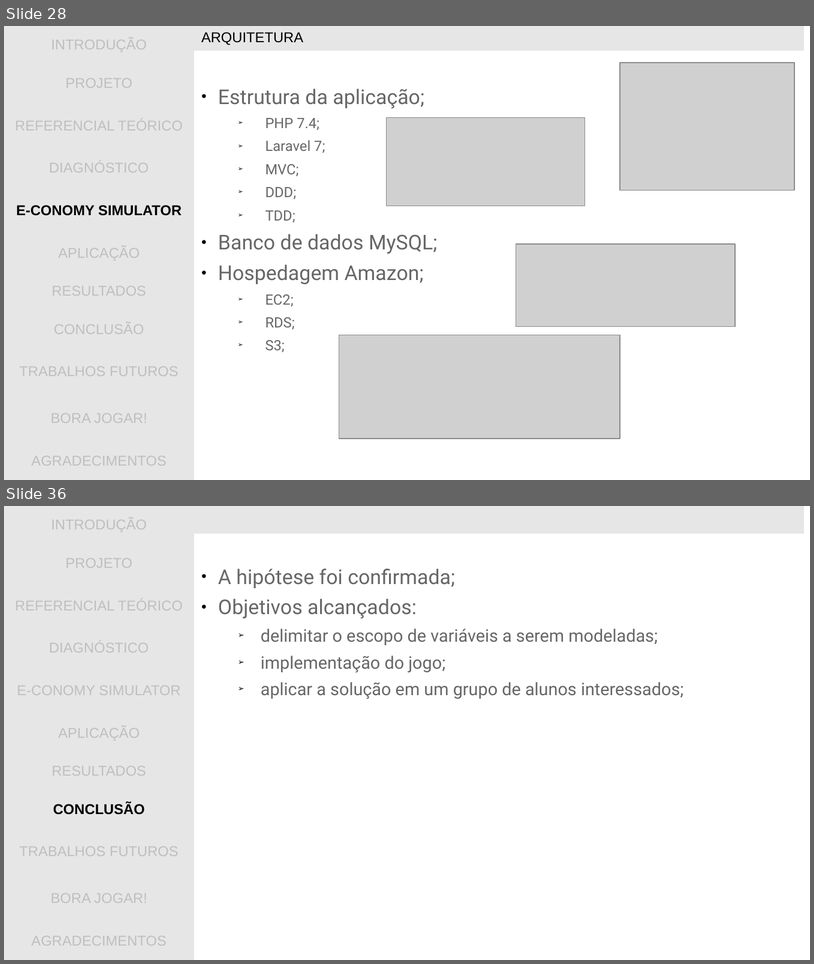
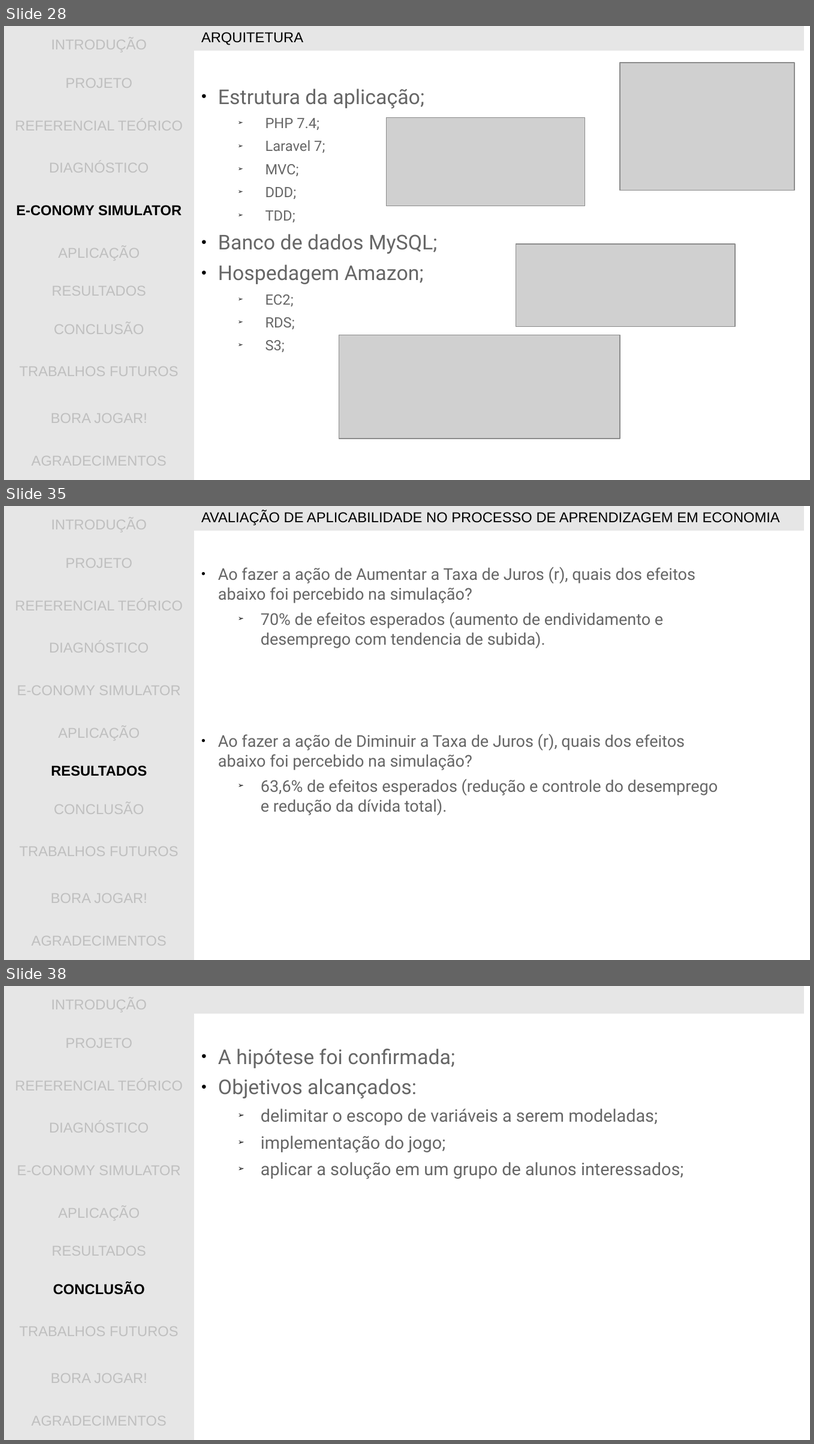
Before and after one commit to gwathsule/e-conomy-simulator, a slide deck: documentacao/apresentacao_tcc.ppt. Shown one above the other, each under a label of ours: slides 28 and 36 before the commit, slides 28, 35 and 38 after it; the slides between them are not shown. The pictures are 814x964 and 814x1444 pixels, drawn with LibreOffice and Linux fonts; fonts in the diff are those of the drawing; grey boxes stand for pictures; background and template pictures are left out. Boxes give left, top, right and bottom in pixels: in the first picture for what was removed or moved away, otherwise in the second. Text is boxed around its words. In the diff, an @@ line names an element or a change of style, - is before the commit and + after.

```diff
--- a/documentacao/apresentacao_tcc.ppt
+++ b/documentacao/apresentacao_tcc.ppt
@@ slide 35 added at bbox=[4, 506, 810, 960], background picture (left out) @@
@@ table added at bbox=[4, 506, 194, 960], 11 rows, 1 columns @@
+INTRODUÇÃO
+PROJETO
+REFERENCIAL TEÓRICO
+DIAGNÓSTICO
+E-CONOMY SIMULATOR
+APLICAÇÃO
+RESULTADOS
+CONCLUSÃO
+TRABALHOS FUTUROS
+BORA JOGAR!
+AGRADECIMENTOS
@@ table added at bbox=[194, 506, 805, 530], 1 rows, 1 columns @@
+AVALIAÇÃO DE APLICABILIDADE NO PROCESSO DE APRENDIZAGEM EM ECONOMIA
@@ text added at bbox=[218, 567, 718, 815], 16 pt, text #666666 @@
+● Ao fazer a ação de Aumentar a Taxa de Juros (r), quais dos efeitos abaixo foi percebido na simulação?
+  ➢ 70% de efeitos esperados (aumento de endividamento e desemprego com tendencia de subida).
+● Ao fazer a ação de Diminuir a Taxa de Juros (r), quais dos efeitos abaixo foi percebido na simulação?
+  ➢ 63,6% de efeitos esperados (redução e controle do desemprego e redução da dívida total).
@@ what was slide 36 is now slide 38 @@
```
Also in this commit, not shown: 1 slide changed, 4 other slides added, 3 slides removed.
